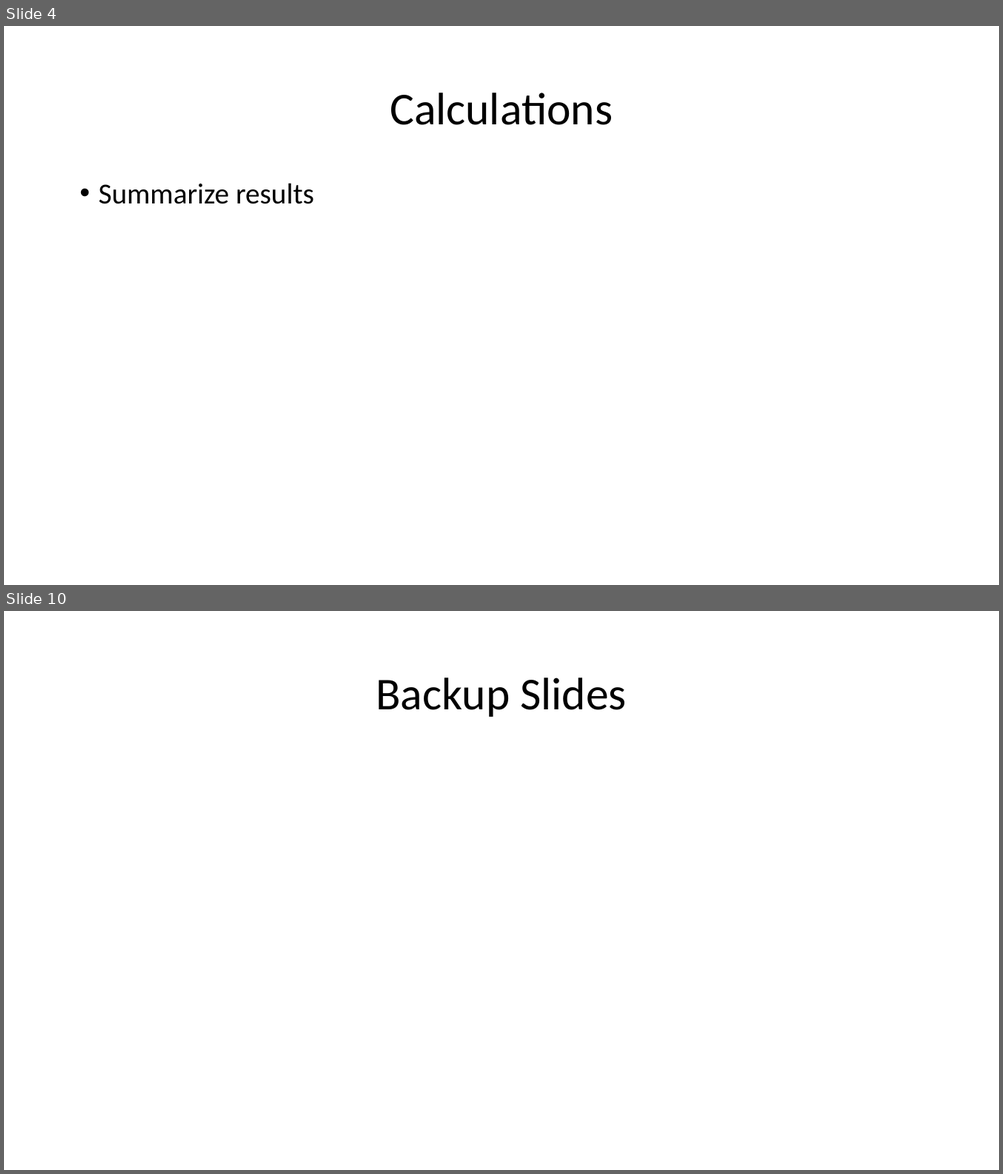
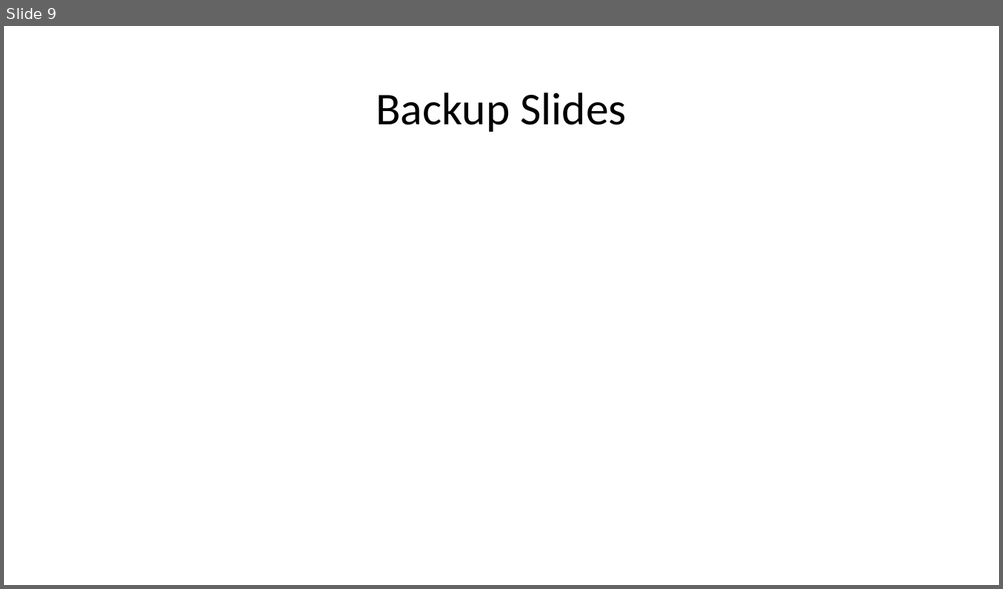
Before and after one commit to jamar1391/hello-world, a slide deck: dev/fluor/The AquaDucks/The AquaDucks Presentation.pptx. Shown one above the other, each under a label of ours: slides 4 and 10 before the commit, slide 9 after it; the slides between them are not shown. The pictures are 1003x1174 and 1003x589 pixels, drawn with LibreOffice and Linux fonts; fonts in the diff are those of the drawing. Boxes give left, top, right and bottom in pixels: in the first picture for what was removed or moved away, otherwise in the second. Text is boxed around its words. In the diff, an @@ line names an element or a change of style, - is before the commit and + after.

```diff
--- a/dev/fluor/The AquaDucks/The AquaDucks Presentation.pptx
+++ b/dev/fluor/The AquaDucks/The AquaDucks Presentation.pptx
@@ slide 4 removed at [4, 26, 999, 585], background #FFFFFF @@
@@ title removed at [390, 93, 612, 125] @@
-Calculations
@@ text removed at [99, 183, 314, 204] @@
-• Summarize results
@@ what was slide 10 is now slide 9 @@
```
Also in this commit, not shown: 5 slides changed, 11 slides added, 2 other slides removed, 7 other files.
